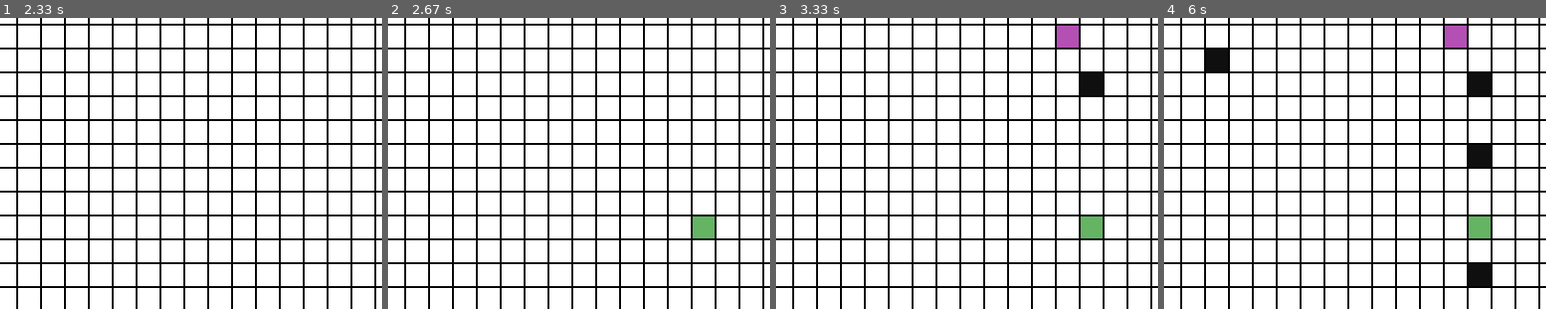
Above: before the commit, frames 1-4 (left to right).
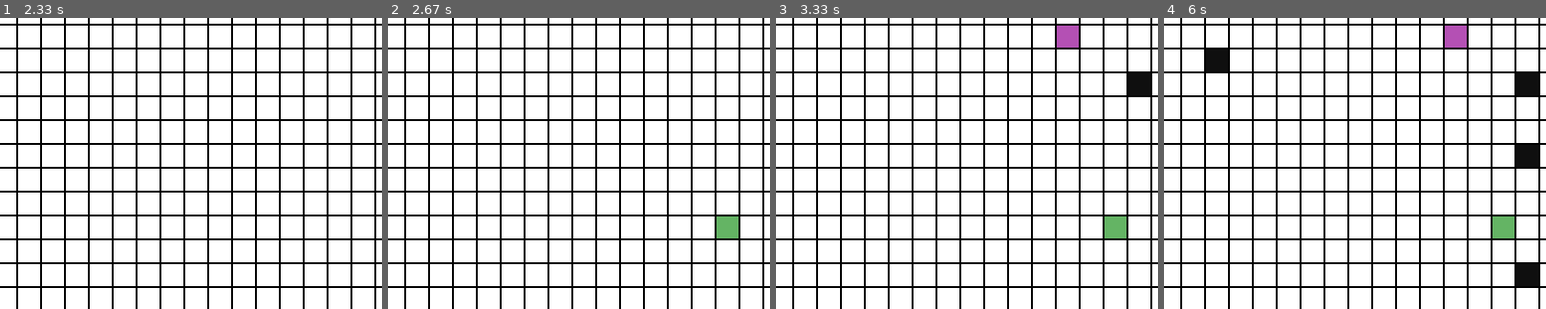
Above: after the commit, the same moments.

Repository: NatYoungren/pygame_pathfinding
Game: pygame game, started from main.py
Same seed, same stepped clock (60 frames per second), same inputs: the game is played once before the commit and once after it.
Inputs (mouse positions are % of the whole screen's width and height, from its top left):
- Up to frame 1 (2.33 s): tap 0 at 0.33 s; tap R at 0.67 s; click (19, 81) at 1.05 s; click (62, 61) at 1.38 s; tap Space at 1.67, 2.07 s; hold R from 2 s (still down)
- Up to frame 2 (2.67 s): tap Space at 2.37 s; release R at 2.47 s; click (76, 71) at 2.55 s
- Up to frame 3 (3.33 s): click (70, 40) at 2.88 s; click (81, 47) at 3.22 s
- Up to frame 4 (6 s): click (18, 33) at 3.55 s; click (72, 18) at 3.88 s; click (21, 42) at 4.22 s; click (28, 39) at 4.55 s; click (71, 33) at 4.88 s; click (40, 45) at 5.22 s; click (81, 82) at 5.55 s; click (79, 60) at 5.88 s
The pictures show only the part of the screen within x 32-82%, y 37-87%; the shares and areas given below are measured in that part.

Frame 1 is identical in both runs. In frame 2, 0.9% of the frame differs, in the area x 79-92%, y 68-76%; in frame 3, 1.7%; in frame 4, 3.5%, in the area x 79-98%, y 19-93%.

Commit message:
Testing portal algorithm

Diff:
--- a/main.py
+++ b/main.py
@@ -1,12 +1,12 @@
 import numpy as np
 import pygame as pg
-from a_star_class import A_Star
+from a_star_class import A_Star, A_Star_Portals
 import display_vars as dv
 # Add game of life
 
 # CONTROL VARS
 MANUAL_CONTROL = False
-AUTO_STEPS_PER_SECOND = 1000
+AUTO_STEPS_PER_SECOND = 50
 
 # PATHFINDING VARS
 GRID_W, GRID_H = 32, 24
@@ -22,7 +22,7 @@
 ORIGIN_Y = (dv.SCREEN_H - CELL_H * GRID_H) / 2
 
 def main():
-    sim = A_Star(w=GRID_W, h=GRID_H, default_cost=DEFAULT_COST)
+    sim = A_Star_Portals(w=GRID_W, h=GRID_H, default_cost=DEFAULT_COST)
 
     pg.init()
     screen = pg.display.set_mode((dv.SCREEN_W, dv.SCREEN_H))
@@ -30,6 +30,8 @@
     running = True # Main loop control
     searching = False # Pathfinding loop control
 
+    # Temp var to store portal start position during portal creation
+    temp_portal_entrance = None
 
     # Timer to auto-step the simulation
     pg.time.set_timer(pg.USEREVENT+1, 1000//AUTO_STEPS_PER_SECOND)
@@ -53,6 +55,11 @@
                 if event.key == pg.K_ESCAPE:
                     running = False
 
+                # R key resets the simulation
+                elif event.key == pg.K_r:
+                    print('Resetting...')
+                    return main()
+
                 # Spacebar steps the simulation if manual control is enabled
                 elif not sim.finished and event.key == pg.K_SPACE:
                     if sim.start_pos is None or sim.end_pos is None:
@@ -65,12 +72,17 @@
                         _ = sim.step()
                         if sim.finished: print(f'Finished in: {sim.step_count} steps. Path had length: {sim.path_length}.')
 
+                # 0 Key places portal start and end points
+                elif not sim.finished and event.key == pg.K_0:
+                    if temp_portal_entrance is None:
+                        temp_portal_entrance = get_tile(pg.mouse.get_pos())
+                    else:
+                        portal_exit = get_tile(pg.mouse.get_pos())
+                        sim.portals[temp_portal_entrance] = portal_exit
+                        print('Portal created from', temp_portal_entrance, 'to', portal_exit)
 
+                        temp_portal_entrance = None
 
-                # R key resets the simulation
-                elif event.key == pg.K_r:
-                    print('Resetting...')
-                    return main()
 
             # On left click, set start/end if they are not yet set
             elif event.type == pg.MOUSEBUTTONDOWN:
@@ -135,6 +147,11 @@
             elif sim.cost_grid[w, h] == WALL_COST:      # Draw walls.
                 pg.draw.rect(screen, dv.WALL_COLOR, rect_vars)
 
+            elif (w, h) in sim.portals.keys():     # Draw portal entrances.
+                pg.draw.rect(screen, dv.PORTAL_COLORS[0], rect_vars)
+            elif (w, h) in sim.portals.values():     # Draw portal exits.
+                pg.draw.rect(screen, dv.PORTAL_COLORS[1], rect_vars)
+
             elif sim.state_grid[w, h] == 1:             # Draw searched cells.
                 pg.draw.rect(screen, dv.SEARCHED_COLORS[(h + w) % 2], rect_vars)
 
@@ -159,7 +176,7 @@
     pos[0] = (pos[0] - ORIGIN_X) / CELL_W
     pos[1] = (pos[1] - ORIGIN_Y) / CELL_H
     np.clip(pos[:1], 0, GRID_W-1, out=pos[:1])
-    np.clip(pos[0:], 0, GRID_H-1, out=pos[0:])
+    np.clip(pos[1:], 0, GRID_H-1, out=pos[1:])
     return tuple(pos.astype(int))
 
 if __name__ == '__main__':
